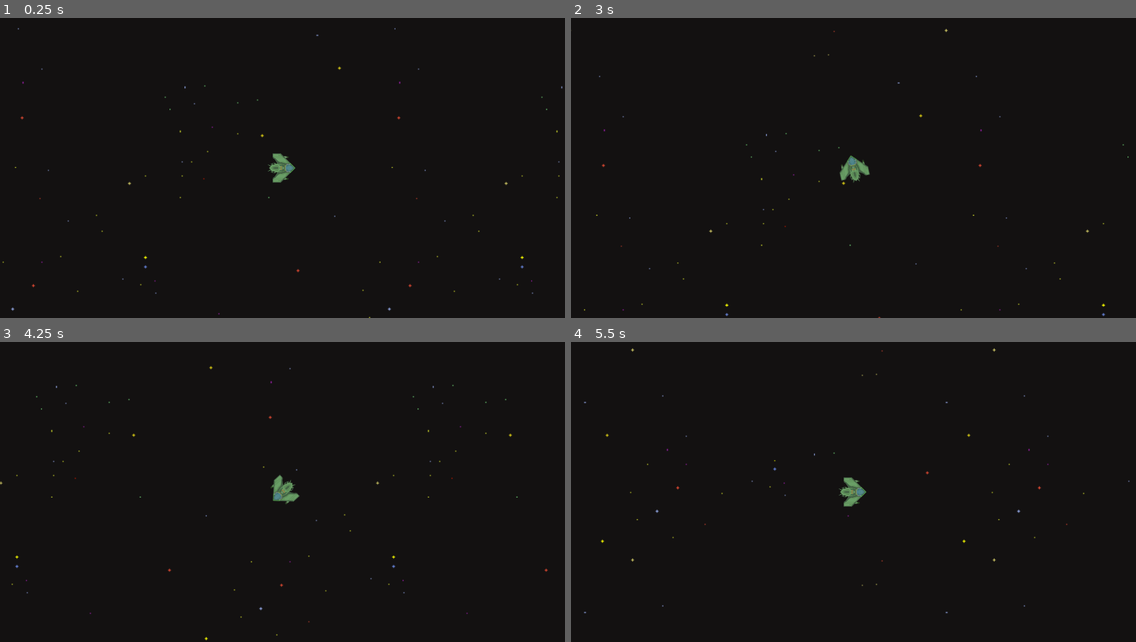
Above: before the commit, frames 1-4 (two rows, left to right).
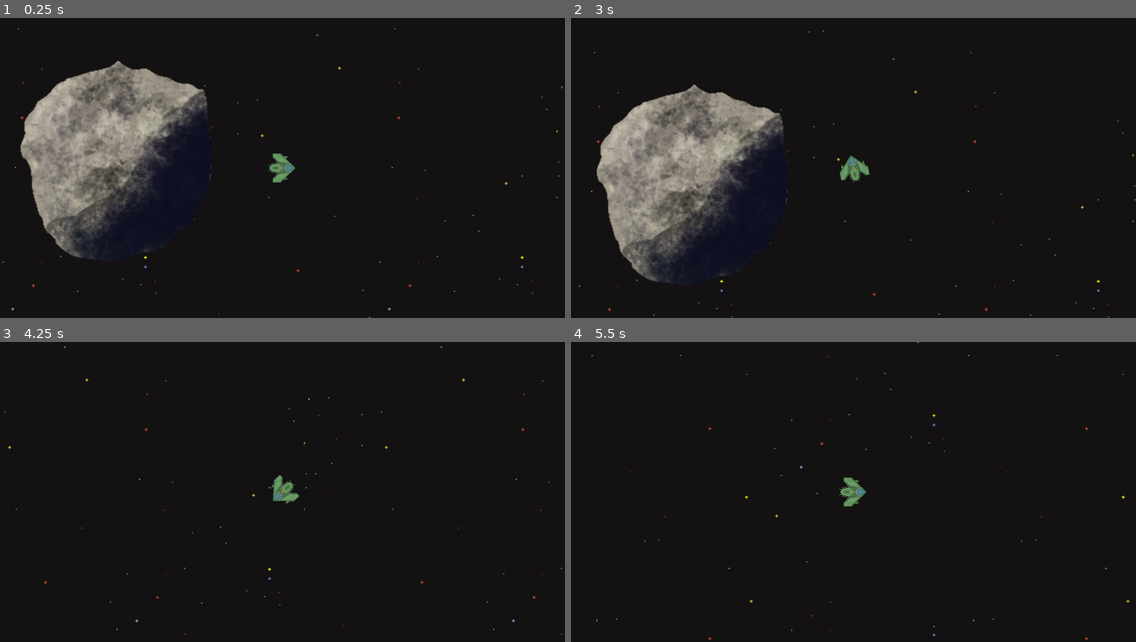
Above: after the commit, the same moments.

Repository: Vassily-Petrousevitch/GalacticHeist
Game: Godot game, scene res://main.tscn
The game is run twice, just before and just after one commit, with the same random seed, the same clock (stepped at 60 frames per second) and the same inputs.
Inputs:
- Up to frame 1 (0.25 s): no input
- Up to frame 2 (3 s): tap Enter at 0.5 s; hold D (rotate_right) 0.53-1.28 s; hold S (brake) 1.28-2.03 s; tap Space at 2 s; hold D (rotate_right) 2.03-2.78 s; hold W (accelerate) from 2.78 s (still down)
- Up to frame 3 (4.25 s): release W (accelerate) at 3.53 s; hold A (rotate_left) from 3.53 s (still down)
- Up to frame 4 (5.5 s): release A (rotate_left) at 5.03 s; hold S (brake) from 5.03 s (still down)

The runs differ from the first frame. In frame 1, 13% of the frame differs, in the area x 3-38%, y 14-81%; in frame 2, 13%, in the area x 1-100%, y 3-100%; in frame 3, 0.3%; in frame 4, 0.3%.

Commit message:
random png.import + rough asteroid collision

Diff:
--- /dev/null
+++ b/entities/asteroid.gd
@@ -0,0 +1,11 @@
+extends RigidBody2D
+
+
+# Called when the node enters the scene tree for the first time.
+func _ready():
+	pass # Replace with function body.
+
+
+# Called every frame. 'delta' is the elapsed time since the previous frame.
+func _process(delta):
+	pass
--- /dev/null
+++ b/entities/asteroid.tscn
@@ -0,0 +1,16 @@
+[gd_scene load_steps=3 format=3 uid="uid://cstv4252wpn5f"]
+
+[ext_resource type="Script" path="res://entities/asteroid.gd" id="1_dslsn"]
+[ext_resource type="Texture2D" uid="uid://butwryfukovng" path="res://Assets/Asteroids/asteroid_2.png" id="2_6tvht"]
+
+[node name="Asteroid" type="RigidBody2D"]
+gravity_scale = 0.0
+script = ExtResource("1_dslsn")
+
+[node name="Sprite2D" type="Sprite2D" parent="."]
+position = Vector2(-1, -1)
+texture = ExtResource("2_6tvht")
+
+[node name="CollisionPolygon2D" type="CollisionPolygon2D" parent="."]
+position = Vector2(-1, -1)
+polygon = PackedVector2Array(30.5, -99, 38.7, -99, 48, -100.3, 48, -98.3, 78.3, -85, 82.2, -85, 96, -82.7, 96, -81.4, 108, -77.4, 108, -75.5, 113, -66.5, 113, -61, 119, -13.1, 119, 9.10001, 115.8, 34, 114.3, 34, 100.3, 67, 98.9, 67, 64.8, 99, 62.3, 99, 17.3, 113, -3.1, 113, -32, 108.7, -32, 107.3, -45, 101.3, -45, 100, -54, 93, -54, 90.8, -67, 74.7, -67, 71.4, -79, 38.4, -79, 33, -80.8, 13, -81.4, 13, -84.4, 4, -86, 4, -91, -2.3, -91, -6, -92.2, -17, -90.4, -17, -87, -26.4, -87, -29.1, -85.9, -46, -84.1, -46, -74.1, -62, -72.8, -62, -49.8, -84, -47.6, -84, -38.6, -90, -34.1, -90, 6, -101.5, 6, -102.1, 12, -106.1, 12, -109.4)
--- a/entities/player.gd
+++ b/entities/player.gd
@@ -1,25 +1,28 @@
-extends Node2D
+extends CharacterBody2D
 
 # General constants
 const rotate_speed = 0.05;
 
 # Velocity & accel
-var velocity = Vector2.ZERO
-var max_velocity = Vector2(1000, 0)
-var accel = 40
+var max_velocity = Vector2(500, 0)
+var accel = 20
 var brake_accel = 0.1
 
-func _process(delta):
-	self.rotation = fmod(self.rotation + findNewRotation() * rotate_speed, 2 * PI)
+func getInput():
+	setRotation()
 
+	# Velocity from input
 	if Input.is_action_pressed("accelerate"):
 		velocity = velocity.move_toward(max_velocity.rotated(self.rotation), accel)
 	if Input.is_action_pressed("brake"):
 		velocity = velocity.lerp(Vector2.ZERO, brake_accel)
 
-	position += velocity * delta
 
-func findNewRotation():
+func _physics_process(delta):
+	getInput()
+	var collision = move_and_collide(velocity * delta)
+
+func setRotation():
 	var rotate_direction = 0;
 
 	if Input.is_action_pressed("rotate_left"):
@@ -27,7 +30,4 @@
 	if Input.is_action_pressed("rotate_right"):
 		rotate_direction += 1;	# counter clockwise
 
-	return rotate_direction;
-
-# NOTE: similar to python or javascript when accessing itself (self keyword)
-# NOTE to self: F8 stops debugging
+	self.rotation = fmod(self.rotation + rotate_direction * rotate_speed, 2 * PI)
--- a/entities/player.tscn
+++ b/entities/player.tscn
@@ -1,10 +1,7 @@
-[gd_scene load_steps=4 format=3 uid="uid://dbh2vc12txbo7"]
+[gd_scene load_steps=3 format=3 uid="uid://dbh2vc12txbo7"]
 
 [ext_resource type="Script" path="res://entities/player.gd" id="1_kmiig"]
 [ext_resource type="Texture2D" uid="uid://n2l6gnif0077" path="res://Assets/Ships/ship2_c2.png" id="2_i7id4"]
-
-[sub_resource type="RectangleShape2D" id="RectangleShape2D_jh485"]
-size = Vector2(54, 59)
 
 [node name="Player" type="CharacterBody2D"]
 script = ExtResource("1_kmiig")
@@ -12,6 +9,7 @@
 [node name="Sprite2D" type="Sprite2D" parent="."]
 texture = ExtResource("2_i7id4")
 
-[node name="CollisionShape2D" type="CollisionShape2D" parent="."]
-position = Vector2(-10, 0)
-shape = SubResource("RectangleShape2D_jh485")
+[node name="CollisionPolygon2D2" type="CollisionPolygon2D" parent="."]
+polygon = PackedVector2Array(2.8, -29, 14, -29, 14, -26.7, 17.3, -22.2, 16.2, -20, 15, -20, 14, -18.7, 31.4, 0.599998, 30.3, 3, 28.8, 3, 13.5, 18.3, 17, 21, 17, 24.8, 12.8, 29, 3, 29, 0.599998, 32, -24, 32, -24, 31, -25.2, 20, -23, 20, -19.1, 15, -20.4, 15, -32, 10.1, -32, 2.8, -30, 1.8, -30, -1, -32, -4.2, -32, -10, -31.3, -10, -18, -14.2, -25, -21.2, -25, -32, 0, -32)
+
+[connection signal="input_event" from="." to="." method="_on_input_event"]
--- a/main.tscn
+++ b/main.tscn
@@ -1,8 +1,9 @@
-[gd_scene load_steps=6 format=3 uid="uid://db6pu7lu7ddjs"]
+[gd_scene load_steps=7 format=3 uid="uid://db6pu7lu7ddjs"]
 
 [ext_resource type="Script" path="res://main.gd" id="1_5so5j"]
 [ext_resource type="Texture2D" uid="uid://df14lh0oc772c" path="res://art/background-black.png" id="1_45t0v"]
 [ext_resource type="PackedScene" uid="uid://dbh2vc12txbo7" path="res://entities/player.tscn" id="1_nlouw"]
+[ext_resource type="PackedScene" uid="uid://cstv4252wpn5f" path="res://entities/asteroid.tscn" id="4_f2xl3"]
 
 [sub_resource type="TileSetAtlasSource" id="TileSetAtlasSource_q8n0u"]
 texture = ExtResource("1_45t0v")
@@ -657,3 +658,6 @@
 
 [node name="Camera2D" type="Camera2D" parent="Player"]
 zoom = Vector2(2, 2)
+
+[node name="Asteroid" parent="." instance=ExtResource("4_f2xl3")]
+position = Vector2(411, 311)
--- a/project.godot
+++ b/project.godot
@@ -23,7 +23,7 @@
 [file_customization]
 
 folder_colors={
-"res://art/": "orange",
+"res://Assets/": "red",
 "res://entities/": "purple"
 }
 
Not shown, added: Assets/Asteroids/asteroid_1.png.import
Not shown, added: Assets/Asteroids/asteroid_2.png.import
Not shown, added: Assets/Asteroids/asteroid_3.png.import
Not shown, added: Assets/Asteroids/asteroid_4.png.import
Not shown, added: Assets/Macguffins/mag_puffin_1.png.import
Not shown, added: Assets/Ships/ship2_c3.png.import
Not shown, added: Assets/Ships/ship3_c1.png.import
